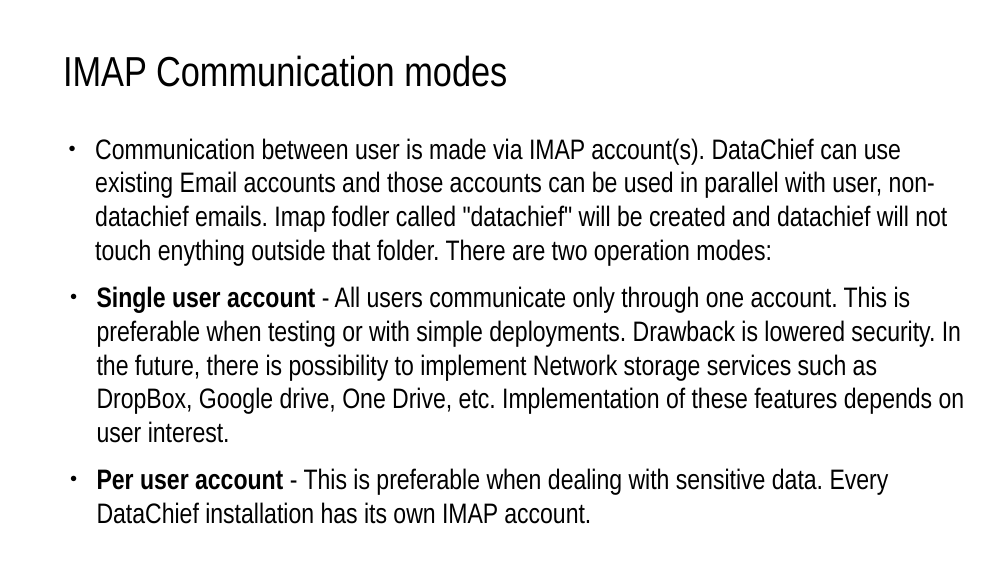
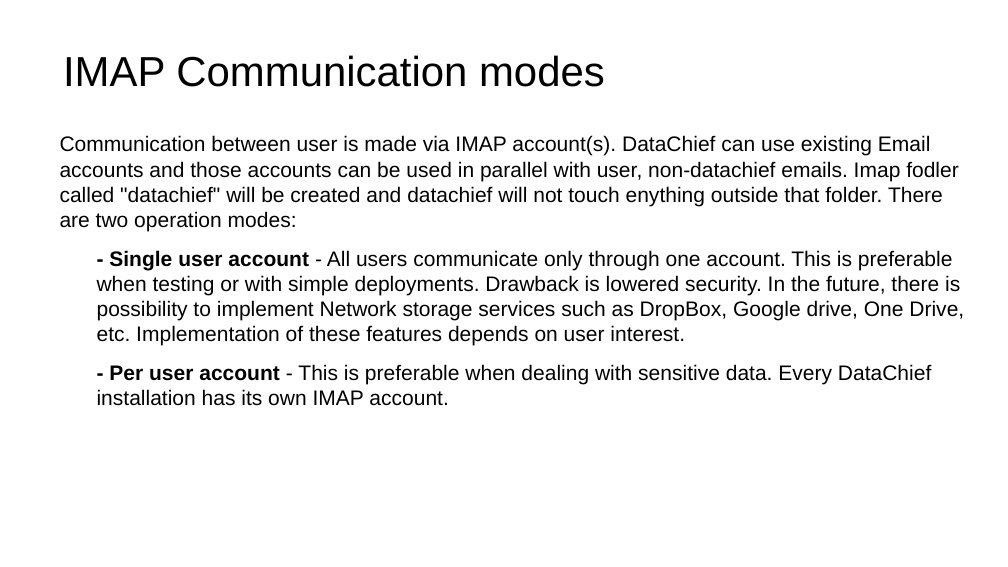
Before and after one commit to iivanic/DataChief, a slide deck: slide 2 of DataChief Communication Configuration.odp. Drawn at 1008x567 pixels with LibreOffice and Linux fonts; fonts in the diff are those of the drawing. Boxes give left, top, right and bottom in pixels: in the first picture for what was removed or moved away, otherwise in the second. Text is boxed around its words. In the diff, an @@ line names an element or a change of style, - is before the commit and + after.

```diff
--- a/DataChief Communication Configuration.odp
+++ b/DataChief Communication Configuration.odp
@@ title "IMAP Communication modes" at [63, 55, 605, 87]: font Arial Narrow to Arial @@
@@ text at [60, 135, 959, 232]: size 26.8 to 20 pt, font Arial Narrow to Arial in "Communication between user is made via IMAP ..."; bullet ● to none @@
@@ text at [97, 250, 964, 406]: text changed; size 26.8 to 20 pt; font Arial Narrow to Arial @@
-● Single user account - All users communicate only through one account. This is preferable when testing or with simple deployments. Drawback is lowered security. In the future, there is possibility to implement Network storage services such as DropBox, Google drive, One Drive, etc. Implementation of these features depends on user interest.
-● Per user account - This is preferable when dealing with sensitive data. Every DataChief installation has its own IMAP account.
+- Single user account - All users communicate only through one account. This is preferable when testing or with simple deployments. Drawback is lowered security. In the future, there is possibility to implement Network storage services such as DropBox, Google drive, One Drive, etc. Implementation of these features depends on user interest.
+- Per user account - This is preferable when dealing with sensitive data. Every DataChief installation has its own IMAP account.
```
Also in this commit, not shown: 4 other slides changed.
